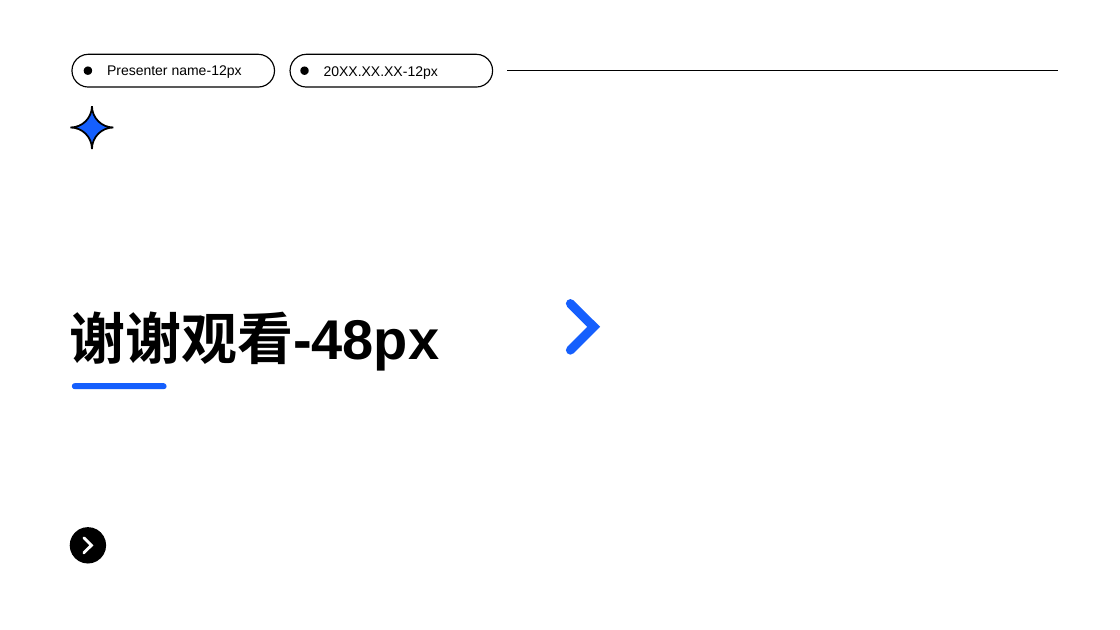
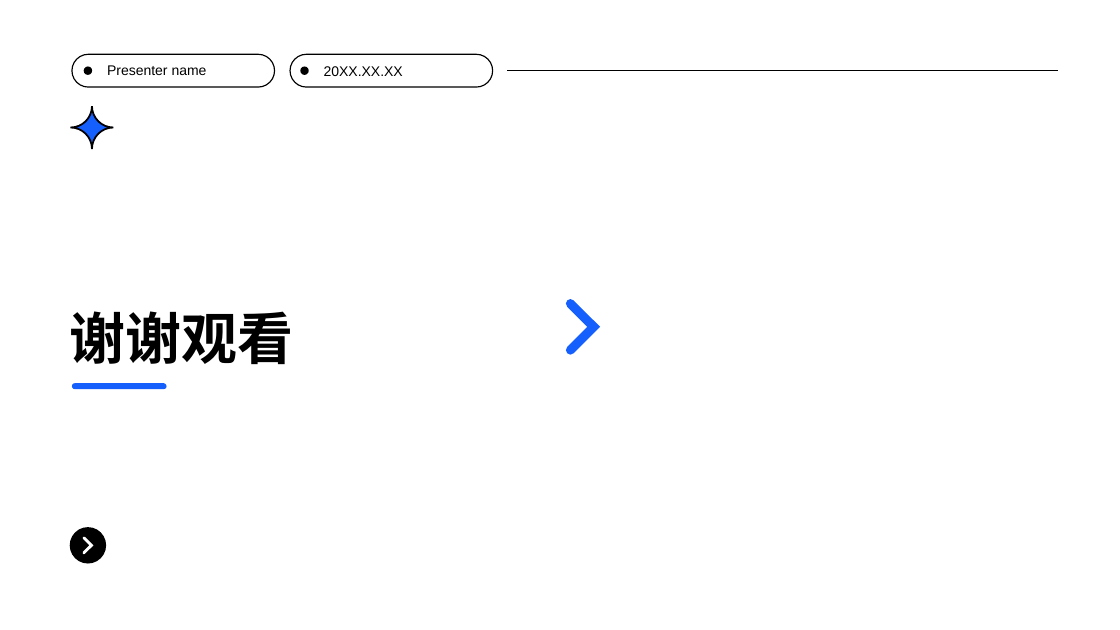
Before and after one commit to EverMind-AI/Raven, a slide deck: slide 15 of plugins-dist/ppt-engine/raven_ppt/assets/templates/blue_minimal_general_analysis.pptx. Drawn at 1120x630 pixels with LibreOffice and Linux fonts; fonts in the diff are those of the drawing; background and template pictures are left out. Boxes give left, top, right and bottom in pixels: in the first picture for what was removed or moved away, otherwise in the second. Text is boxed around its words. In the diff, an @@ line names an element or a change of style, - is before the commit and + after.

```diff
--- a/plugins-dist/ppt-engine/raven_ppt/assets/templates/blue_minimal_general_analysis.pptx
+++ b/plugins-dist/ppt-engine/raven_ppt/assets/templates/blue_minimal_general_analysis.pptx
@@ text at (107, 65, 207, 75): text changed @@
-Presenter name-12px
+Presenter name
@@ text at (324, 66, 403, 76): text changed @@
-20XX.XX.XX-12px
+20XX.XX.XX
@@ title at (69, 311, 293, 364): text changed @@
-谢谢观看-48px
+谢谢观看
```
Also in this commit, not shown: 10 other files.
